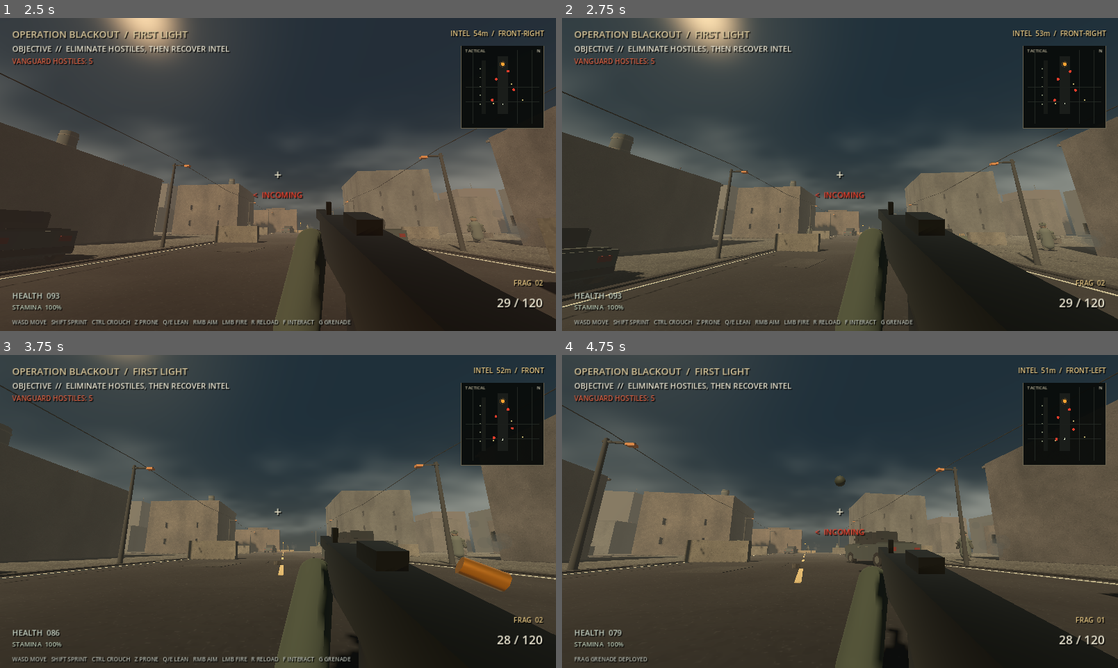
Above: before the commit, frames 1-4 (two rows, left to right).
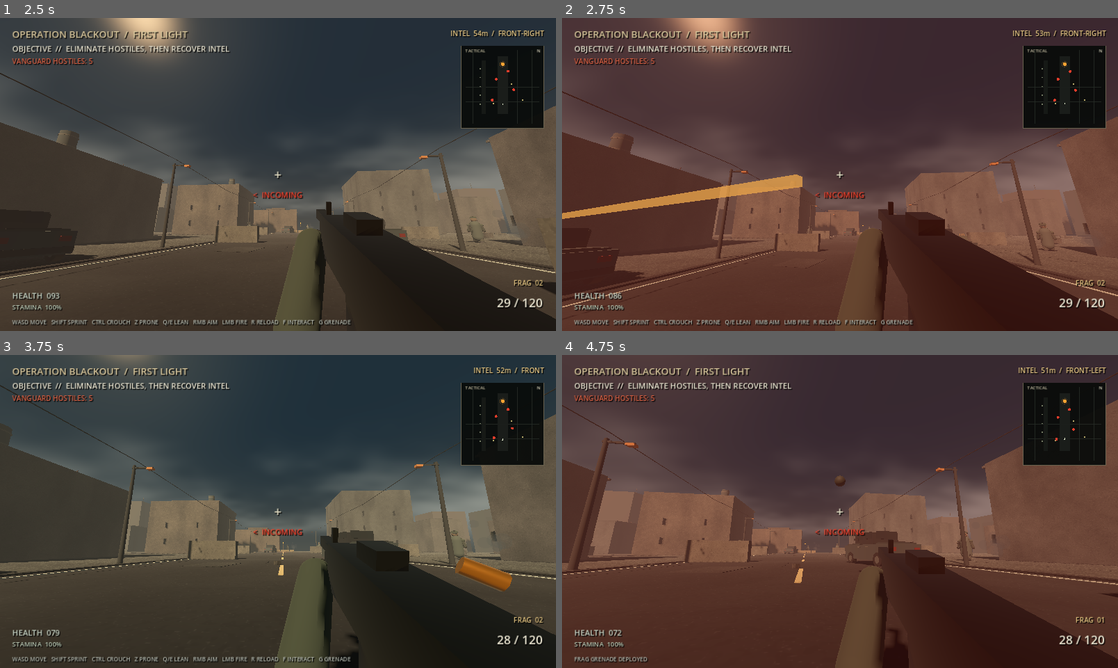
Above: after the commit, the same moments.

Repository: Liladizilla/operation-blackout
Game: Godot game, scene res://scenes/main.tscn
Two runs of this game, one before a commit and one after it. Both use one fixed random seed, a clock stepped at 60 frames per second and the inputs below.
Inputs (mouse positions are in pixels of both pictures, inside the frame that each line leads up to):
- Up to frame 1 (2.5 s): click "DEPLOY / BEGIN OPERATION" at 0.5 s; tap Enter at 1.25 s; move the mouse to (305, 174) at 1.27 s; hold W (move_forward) from 1.28 s (still down); tap Ctrl (crouch) at 1.35 s; click (305, 174) at 1.42 s; tap Space (jump) at 1.52, 1.82, 2.27 s; move the mouse to (250, 174) at 2.02 s; tap F (interact) at 2.1 s
- Up to frame 2 (2.75 s): keep holding W (move_forward); tap Space (jump) at 2.57 s
- Up to frame 3 (3.75 s): keep holding W (move_forward); move the mouse to (289, 505) at 2.77 s; tap Z (prone) at 2.85 s; move the mouse to (272, 517) at 3.52 s; tap Shift (sprint) at 3.6 s; click (272, 517) at 3.67 s
- Up to frame 4 (4.75 s): keep holding W (move_forward); tap Space (jump) at 3.77, 4.07, 4.52 s; move the mouse to (878, 514) at 4.27 s; tap G (throw_grenade) at 4.35 s

Frame 1 is identical in both runs. In frame 2, 33% of the frame differs, in the area x 0-100%, y 0-100%; in frame 3, 0.2%; in frame 4, 8.2%.

Commit message:
Add role-aware enemy firing bursts and reacquisition pauses

Diff:
--- a/scripts/enemy.gd
+++ b/scripts/enemy.gd
@@ -13,6 +13,7 @@
 var state := "SEARCH"
 var think_timer := 0.0
 var fire_timer := 0.7
+var burst_shots_remaining := 0
 var strafe_sign := 1.0
 var flank_timer := 0.0
 var flank_goal := Vector3.ZERO
@@ -181,6 +182,39 @@
         _:
             return 1.0
 
+func _combat_burst_size() -> int:
+    match combat_role:
+        "SUPPORT":
+            return 4
+        "FLANKER":
+            return 2
+        "ASSAULT":
+            return 3
+        _:
+            return 3
+
+func _combat_burst_pause() -> float:
+    match combat_role:
+        "SUPPORT":
+            return 0.72
+        "FLANKER":
+            return 0.28
+        "ASSAULT":
+            return 0.38
+        _:
+            return 0.5
+
+func _combat_reacquire_delay() -> float:
+    match combat_role:
+        "SUPPORT":
+            return 0.5
+        "FLANKER":
+            return 0.18
+        "ASSAULT":
+            return 0.25
+        _:
+            return 0.35
+
 func _combat_can_engage(distance: float) -> bool:
     # Keep firing distance aligned with each role's movement doctrine.
     var engagement := _combat_engagement_ranges()
@@ -473,6 +507,9 @@
         elif sees_player:
             if state != "COMBAT":
                 _broadcast_alert(player.global_position)
+                # Reacquire deliberately after losing sight or leaving cover.
+                fire_timer = maxf(fire_timer, _combat_reacquire_delay())
+                burst_shots_remaining = 0
             state = "COMBAT"
             last_known_position = player.global_position
             alert_memory_timer = 5.0
@@ -517,8 +554,17 @@
                 target_dir = Vector3(-to_player.z, 0.0, to_player.x).normalized() * strafe_sign * 0.42
         look_at(Vector3(player.global_position.x, global_position.y, player.global_position.z), Vector3.UP)
         if _combat_can_engage(distance_to_player) and fire_timer <= 0:
-            fire_timer = randf_range(fire_interval_min, fire_interval_max) * _combat_fire_interval_scale()
+            if burst_shots_remaining <= 0:
+                burst_shots_remaining = _combat_burst_size()
             _try_shoot_player()
+            burst_shots_remaining -= 1
+            var interval_scale := _combat_fire_interval_scale()
+            if burst_shots_remaining > 0:
+                # Short controlled bursts, with role-specific cadence between rounds.
+                fire_timer = randf_range(fire_interval_min, fire_interval_max) * interval_scale * 0.52
+            else:
+                # Pause to settle and reacquire before the next burst.
+                fire_timer = _combat_burst_pause() + randf_range(fire_interval_min, fire_interval_max) * interval_scale
     elif state == "REPOSITION":
         var to_cover := cover_goal - global_position
         to_cover.y = 0.0
